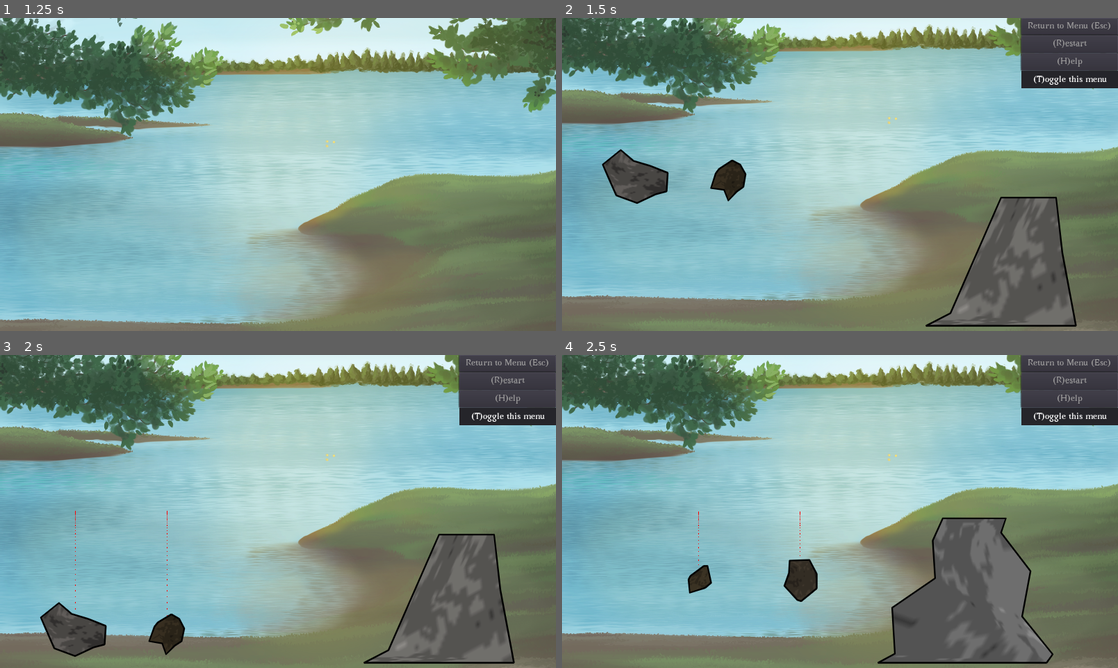
Above: before the commit, frames 1-4 (two rows, left to right).
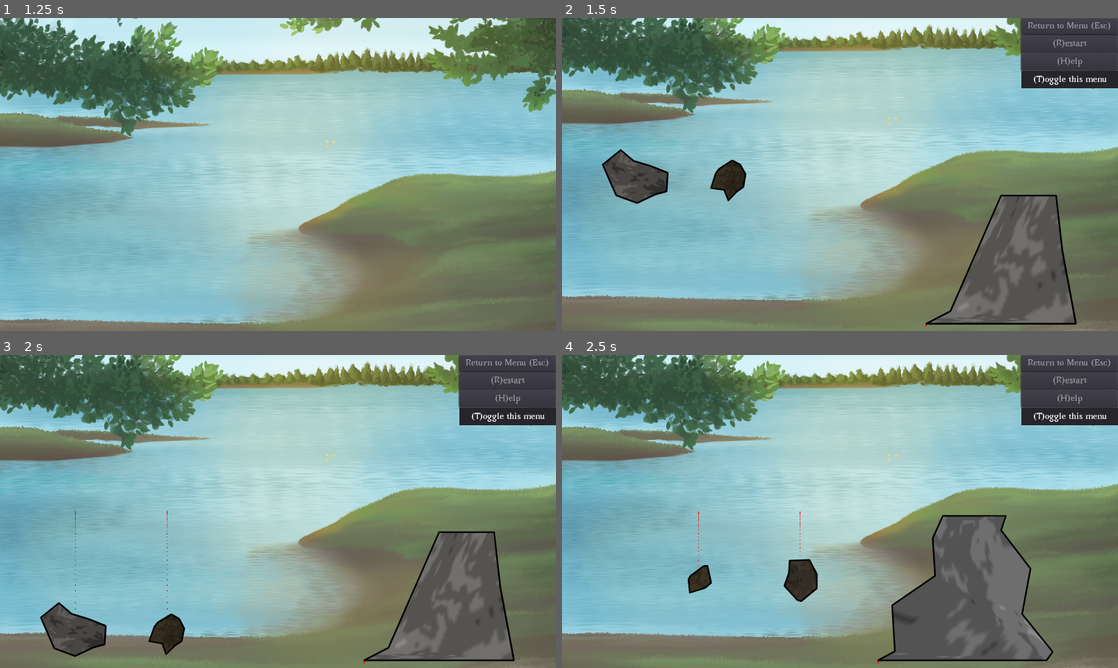
Above: after the commit, the same moments.

Repository: ebrahimebrahim/knock-the-rock
Game: Godot game, scene res://MenuScreen.tscn
Two runs of this game, one before a commit and one after it. Both use one fixed random seed, a clock stepped at 60 frames per second and the inputs below.
Inputs (mouse positions are in pixels of both pictures, inside the frame that each line leads up to):
- Up to frame 1 (1.25 s): click "Sandbox" at 0.5 s
- Up to frame 2 (1.5 s): move the mouse to (962, 158) at 1.27 s; press the mouse at (962, 158) at 1.28 s
- Up to frame 3 (2 s): no input
- Up to frame 4 (2.5 s): release the mouse at (962, 495) at 2 s; click "(R)estart" at 2 s

Frame 1 is identical in both runs. In frame 2, 0.8% of the frame differs, in the area x 65-93%, y 56-99%; in frame 3, 0.9%; in frame 4, 1.0%, in the area x 56-89%, y 51-99%.

Commit message:
switch back to rigid mode when body enters proximity
Now we're starting to get a reduction in jiggling!
But it's pretty computationally intensive

Diff:
--- a/ktr/Rock.gd
+++ b/ktr/Rock.gd
@@ -56,6 +56,20 @@
 
 	contact_monitor = true
 	contacts_reported = 1
+
+
+	var proximity_sensor = Area2D.new()
+	add_child(proximity_sensor)
+	var proximity_collision_shape = CollisionShape2D.new()
+	proximity_sensor.add_child(proximity_collision_shape)
+	proximity_collision_shape.shape = CircleShape2D.new()
+	var dists = []
+	for v in rock_polygon.vertices:
+		dists.append(rock_polygon.position.distance_squared_to(v))
+	proximity_collision_shape.shape.radius = sqrt(dists.max()) + 30
+	proximity_sensor.connect("body_entered",self,"_on_nearby_body")
+
+
 
 	for knock_type in audio_resources.keys():
 		var audio_player = AudioStreamPlayer2D.new()
@@ -174,6 +188,9 @@
 				num_negs += 1
 		if num_negs > 30: sedate()
 
+func _on_nearby_body(body):
+	call_deferred("awaken")
+
 func sedate():
 	mode = MODE_STATIC
 	modulate = Color(1,0,0)
@@ -181,6 +198,7 @@
 
 func awaken():
 	mode = MODE_RIGID
+	sleeping = false
 	modulate = Color(1,1,1,1)
 
 
